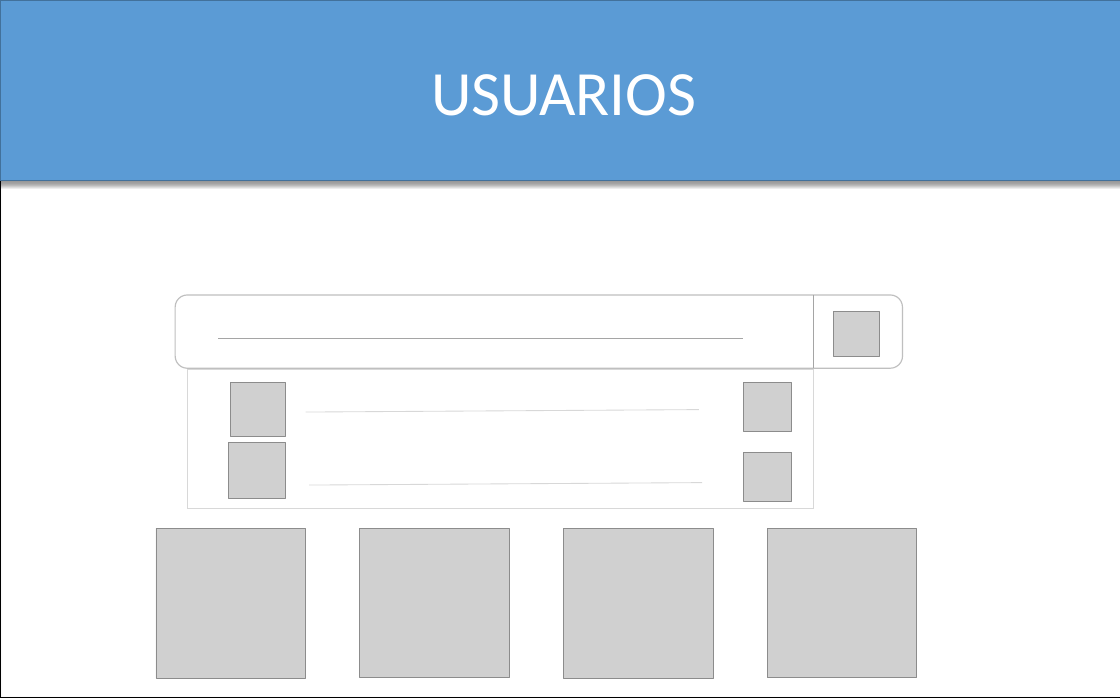
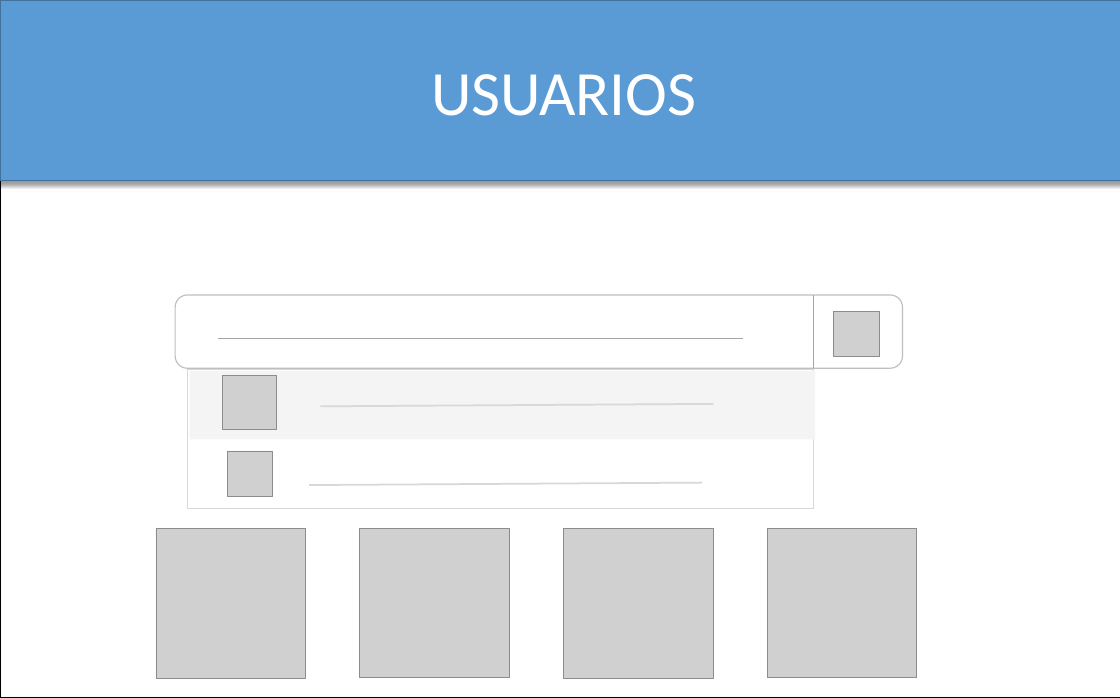
Before and after one commit to GabSaldana/TT_1, a slide deck: slide 12 of Interfaces/interfaces.pptx.pptx (slide 9 before the commit). Drawn at 1120x698 pixels with LibreOffice and Linux fonts; fonts in the diff are those of the drawing; grey boxes stand for pictures. Boxes give left, top, right and bottom in pixels: in the first picture for what was removed or moved away, otherwise in the second. Text is boxed around its words. In the diff, an @@ line names an element or a change of style, - is before the commit and + after.

```diff
--- a/Interfaces/interfaces.pptx.pptx
+++ b/Interfaces/interfaces.pptx.pptx
@@ rectangle added at (x1=190, y1=371, x2=816, y2=439), fill #F4F4F4 @@
@@ picture moved from (x1=231, y1=382, x2=285, y2=436) to (x1=223, y1=376, x2=276, y2=429) @@
@@ picture removed at (x1=744, y1=382, x2=792, y2=431) @@
@@ line moved from (306, 412) - (699, 410) to (320, 407) - (713, 404) @@
@@ line (320, 407) - (713, 404): stroke #D8D8D8 0.75 pt to #D8D8D8 1.5 pt @@
@@ picture resized from (x1=229, y1=443, x2=285, y2=499) to (x1=227, y1=451, x2=272, y2=497) @@
@@ picture removed at (x1=744, y1=452, x2=792, y2=501) @@
@@ line (309, 485) - (702, 482): stroke #D8D8D8 0.75 pt to #D8D8D8 1.5 pt @@
```
Also in this commit, not shown: 6 other slides changed, 8 slides added, 3 slides removed, 1 other file.
